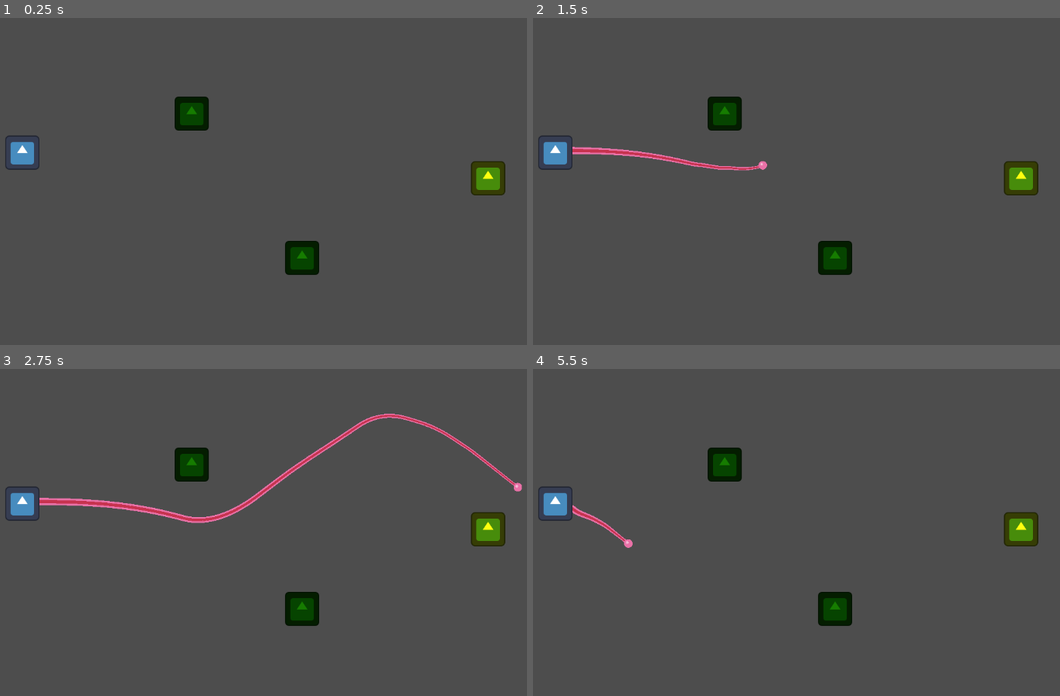
Above: before the commit, frames 1-4 (two rows, left to right).
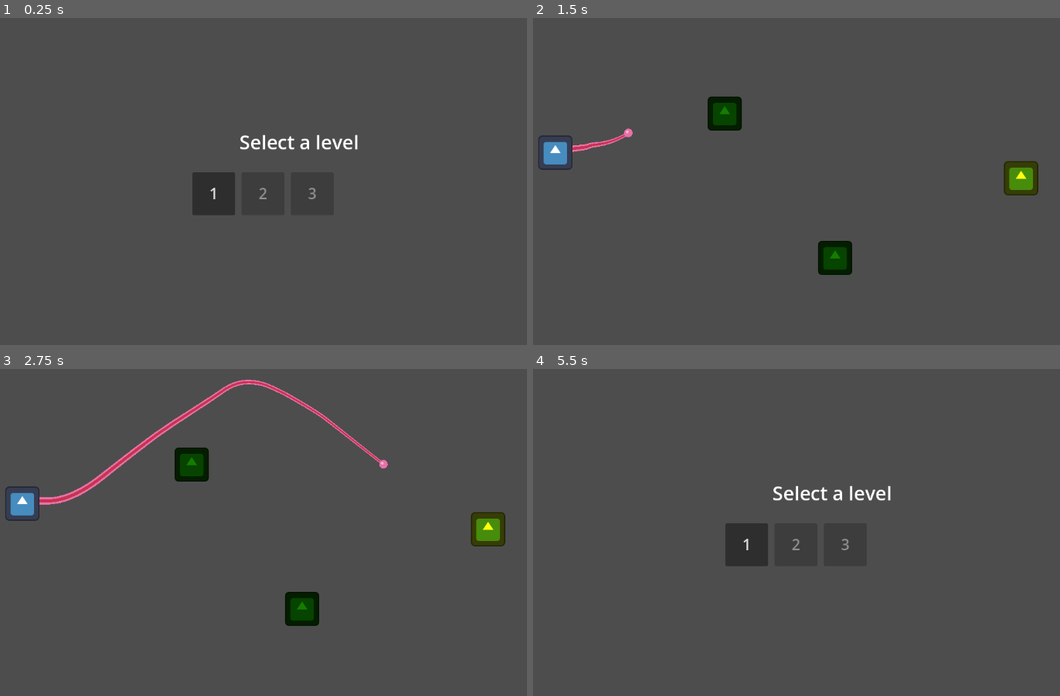
Above: after the commit, the same moments.

Repository: Shadowolfk/Frog-minigamejam
Game: Godot game, scene res://level_select.tscn
The game is run twice, just before and just after one commit, with the same random seed, the same clock (stepped at 60 frames per second) and the same inputs. Before the commit the project starts from res://woirld.tscn. The engine's default icon, where the game draws it, is replaced by a stand-in: a white triangle on a blue panel in a dark square.
Inputs (mouse positions are in pixels of both pictures, inside the frame that each line leads up to):
- Up to frame 1 (0.25 s): no input
- Up to frame 2 (1.5 s): click (749, 194) at 0.5 s, where only the run after the commit has a clickable "1"; hold W from 1.28 s (still down)
- Up to frame 3 (2.75 s): release W at 2.03 s; hold S from 2.03 s (still down)
- Up to frame 4 (5.5 s): release S at 2.78 s; hold W 2.78-4.28 s; hold S from 4.28 s (still down); tap Escape (ui_cancel) at 4.9 s

The runs differ from the first frame. In frame 1, 3.9% of the frame differs, in the area x 1-96%, y 24-79%; in frame 2, 0.8%; in frame 3, 2.8%; in frame 4, 4.1%.

Commit message:
level system added

Diff:
--- /dev/null
+++ b/game.gd
@@ -0,0 +1,60 @@
+extends Node2D
+
+
+@export var win_delay: float = 1.2
+
+@onready var level_holder: Node2D = $LevelHolder
+
+var _current_level: Node = null
+var _won_this_run: bool = false
+
+
+func _ready() -> void:
+	_spawn_current_level()
+
+
+func _unhandled_input(event: InputEvent) -> void:
+	if event.is_action_pressed("ui_cancel"):
+		get_tree().change_scene_to_file("res://level_select.tscn")
+
+
+func _spawn_current_level() -> void:
+
+	if _current_level and is_instance_valid(_current_level):
+		_current_level.queue_free()
+		_current_level = null
+	_won_this_run = false
+
+	var ps := Levels.current_scene()
+	if ps == null:
+		get_tree().change_scene_to_file("res://level_select.tscn")
+		return
+
+	_current_level = ps.instantiate()
+	level_holder.add_child(_current_level)
+
+
+	var player := _current_level.find_child("Player", true, false)
+	if player:
+		var tongue := player.get_node_or_null("Tongue")
+		if tongue and tongue.has_signal("caught"):
+			tongue.caught.connect(_on_caught)
+		if tongue and tongue.has_signal("reeled_in"):
+			tongue.reeled_in.connect(_on_reeled_in)
+
+
+func _on_caught(_node: Node) -> void:
+	_won_this_run = true
+	Levels.complete_current()
+
+
+func _on_reeled_in() -> void:
+
+	if not _won_this_run: return
+	await get_tree().create_timer(win_delay).timeout
+	if Levels.advance_to_next():
+		_spawn_current_level()
+
+	else:
+
+		get_tree().change_scene_to_file("res://level_select.tscn")
--- /dev/null
+++ b/game.tscn
@@ -0,0 +1,9 @@
+[gd_scene format=3 uid="uid://7csrig20ip1y"]
+
+[ext_resource type="Script" uid="uid://d2uj0phpwtcv4" path="res://game.gd" id="1_game"]
+
+[node name="Game" type="Node2D" unique_id=2070783324]
+script = ExtResource("1_game")
+win_delay = 1.0
+
+[node name="LevelHolder" type="Node2D" parent="." unique_id=1580980095]
--- /dev/null
+++ b/level_manager.gd
@@ -0,0 +1,72 @@
+extends Node
+
+const LEVEL_PATHS: Array[String] = [
+	"res://levels/level_01.tscn",
+	"res://levels/level_02.tscn",
+	"res://levels/level_03.tscn",
+]
+
+const SAVE_PATH := "user://progress.cfg"
+
+var current_index: int = 0
+var max_unlocked: int = 0
+
+signal progress_changed
+
+
+func _ready() -> void:
+	_load_progress()
+
+
+func level_count() -> int:
+	return LEVEL_PATHS.size()
+
+
+func is_unlocked(i: int) -> bool:
+	return i >= 0 and i < level_count() and i <= max_unlocked
+
+
+func start_level(i: int) -> void:
+	if is_unlocked(i):
+		current_index = i
+
+
+func current_scene() -> PackedScene:
+	if current_index < 0 or current_index >= level_count():
+		return null
+	return load(LEVEL_PATHS[current_index]) as PackedScene
+
+
+func complete_current() -> void:
+	var next := current_index + 1
+	if next < level_count() and next > max_unlocked:
+		max_unlocked = next
+		_save_progress()
+	progress_changed.emit()
+
+
+func advance_to_next() -> bool:
+	if current_index + 1 < level_count():
+		current_index += 1
+		return true
+	return false
+
+
+func reset_progress() -> void:
+	max_unlocked = 0
+	current_index = 0
+	_save_progress()
+	progress_changed.emit()
+
+
+
+func _save_progress() -> void:
+	var c := ConfigFile.new()
+	c.set_value("progress", "max_unlocked", max_unlocked)
+	c.save(SAVE_PATH)
+
+
+func _load_progress() -> void:
+	var c := ConfigFile.new()
+	if c.load(SAVE_PATH) == OK:
+		max_unlocked = int(c.get_value("progress", "max_unlocked", 0))
--- /dev/null
+++ b/level_select.gd
@@ -0,0 +1,25 @@
+extends Control
+
+
+@onready var grid: GridContainer = $Center/VBox/Grid
+
+
+func _ready() -> void:
+	_build()
+	Levels.progress_changed.connect(_build)
+
+
+func _build() -> void:
+	for c in grid.get_children():
+		c.queue_free()
+	for i in Levels.level_count():
+		var btn := Button.new()
+		btn.text = str(i + 1)
+		btn.custom_minimum_size = Vector2(80, 80)
+		btn.add_theme_font_size_override("font_size", 28)
+		btn.disabled = not Levels.is_unlocked(i)
+		var idx = i
+		btn.pressed.connect(func ():
+			Levels.start_level(idx)
+			get_tree().change_scene_to_file("res://game.tscn"))
+		grid.add_child(btn)
--- /dev/null
+++ b/level_select.tscn
@@ -0,0 +1,36 @@
+[gd_scene format=3 uid="uid://cub34l88lreki"]
+
+[ext_resource type="Script" uid="uid://bjarrki1j7ekr" path="res://level_select.gd" id="1_sel"]
+
+[node name="LevelSelect" type="Control" unique_id=2055971582]
+layout_mode = 3
+anchors_preset = 15
+anchor_right = 1.0
+anchor_bottom = 1.0
+script = ExtResource("1_sel")
+
+[node name="Center" type="CenterContainer" parent="." unique_id=506980989]
+layout_mode = 0
+anchor_right = 1.0
+anchor_bottom = 1.0
+
+[node name="VBox" type="VBoxContainer" parent="Center" unique_id=1047129056]
+custom_minimum_size = Vector2(400, 0)
+layout_mode = 2
+alignment = 1
+
+[node name="Title" type="Label" parent="Center/VBox" unique_id=1523450589]
+layout_mode = 2
+theme_override_font_sizes/font_size = 36
+text = "Select a level"
+horizontal_alignment = 1
+
+[node name="Spacer" type="Control" parent="Center/VBox" unique_id=1244617789]
+custom_minimum_size = Vector2(0, 24)
+layout_mode = 2
+
+[node name="Grid" type="GridContainer" parent="Center/VBox" unique_id=1586966]
+layout_mode = 2
+theme_override_constants/h_separation = 12
+theme_override_constants/v_separation = 12
+columns = 4
--- /dev/null
+++ b/levels/level_01.tscn
@@ -0,0 +1,19 @@
+[gd_scene format=3 uid="uid://du1aj15kdnoug"]
+
+[ext_resource type="PackedScene" uid="uid://cjubkhpw5kwww" path="res://player.tscn" id="1_81a5f"]
+[ext_resource type="PackedScene" uid="uid://bgm2odaw7y1k2" path="res://obstacle.tscn" id="2_gg43x"]
+[ext_resource type="PackedScene" uid="uid://gwf7vi6kiyup" path="res://fly.tscn" id="3_mllcm"]
+
+[node name="Woirld" type="Node2D" unique_id=1491960833]
+
+[node name="Player" parent="." unique_id=461573234 instance=ExtResource("1_81a5f")]
+position = Vector2(59, 288)
+
+[node name="Obstacle" parent="." unique_id=2010908715 instance=ExtResource("2_gg43x")]
+position = Vector2(375, 215)
+
+[node name="Obstacle2" parent="." unique_id=1168391316 instance=ExtResource("2_gg43x")]
+position = Vector2(581, 485)
+
+[node name="Fly" parent="." unique_id=290744887 instance=ExtResource("3_mllcm")]
+position = Vector2(928, 336)
--- /dev/null
+++ b/levels/level_02.tscn
@@ -0,0 +1,22 @@
+[gd_scene format=3 uid="uid://c3d15x2uikbsj"]
+
+[ext_resource type="PackedScene" uid="uid://cjubkhpw5kwww" path="res://player.tscn" id="1_8yqd8"]
+[ext_resource type="PackedScene" uid="uid://bgm2odaw7y1k2" path="res://obstacle.tscn" id="2_h518d"]
+[ext_resource type="PackedScene" uid="uid://gwf7vi6kiyup" path="res://fly.tscn" id="3_didps"]
+
+[node name="Woirld" type="Node2D" unique_id=1491960833]
+
+[node name="Player" parent="." unique_id=461573234 instance=ExtResource("1_8yqd8")]
+position = Vector2(59, 288)
+
+[node name="Obstacle" parent="." unique_id=2010908715 instance=ExtResource("2_h518d")]
+position = Vector2(776, 448)
+
+[node name="Obstacle3" parent="." unique_id=727728889 instance=ExtResource("2_h518d")]
+position = Vector2(562, 276)
+
+[node name="Obstacle2" parent="." unique_id=1168391316 instance=ExtResource("2_h518d")]
+position = Vector2(368, 452)
+
+[node name="Fly" parent="." unique_id=290744887 instance=ExtResource("3_didps")]
+position = Vector2(928, 336)
--- /dev/null
+++ b/levels/level_03.tscn
@@ -0,0 +1,19 @@
+[gd_scene format=3 uid="uid://bhh7bxexbxmtu"]
+
+[ext_resource type="PackedScene" uid="uid://cjubkhpw5kwww" path="res://player.tscn" id="1_85vqe"]
+[ext_resource type="PackedScene" uid="uid://bgm2odaw7y1k2" path="res://obstacle.tscn" id="2_p0vsl"]
+[ext_resource type="PackedScene" uid="uid://gwf7vi6kiyup" path="res://fly.tscn" id="3_ngl01"]
+
+[node name="Woirld" type="Node2D" unique_id=1491960833]
+
+[node name="Player" parent="." unique_id=461573234 instance=ExtResource("1_85vqe")]
+position = Vector2(59, 288)
+
+[node name="Obstacle" parent="." unique_id=2010908715 instance=ExtResource("2_p0vsl")]
+position = Vector2(359, 458)
+
+[node name="Obstacle2" parent="." unique_id=1168391316 instance=ExtResource("2_p0vsl")]
+position = Vector2(734, 316)
+
+[node name="Fly" parent="." unique_id=290744887 instance=ExtResource("3_ngl01")]
+position = Vector2(928, 336)
--- a/player.gd
+++ b/player.gd
@@ -7,6 +7,7 @@
 @onready var tongue: Tongue = $Tongue
 
 var _relaunch_t: float = 0.6
+var _won_this_run: bool = false
 var attempts: int = 0
 var wins: int = 0
 
@@ -20,7 +21,7 @@
 
 
 func _process(delta: float) -> void:
-	if tongue.is_idle():
+	if tongue.is_idle() and not _won_this_run:
 		_relaunch_t -= delta
 		if _relaunch_t <= 0.0:
 			tongue.fire()
@@ -34,10 +35,11 @@
 	print("hit")
 	wins += 1
 
+	_won_this_run = true
+
 
 func _on_failed(_at: Vector2) -> void:
 	print("yikes")
-	pass
 
 
 func _on_reeled_in() -> void:
--- a/project.godot
+++ b/project.godot
@@ -11,9 +11,13 @@
 [application]
 
 config/name="Frog"
-run/main_scene="uid://cj23utwtjchh0"
+run/main_scene="res://level_select.tscn"
 config/features=PackedStringArray("4.6", "Forward Plus")
 config/icon="res://icon.svg"
+
+[autoload]
+
+Levels="*uid://bkf7o8nqwt3yo"
 
 [physics]
 
--- a/woirld.tscn
+++ /dev/null
@@ -1,19 +0,0 @@
-[gd_scene format=3 uid="uid://cj23utwtjchh0"]
-
-[ext_resource type="PackedScene" uid="uid://cjubkhpw5kwww" path="res://player.tscn" id="1_kc7w7"]
-[ext_resource type="PackedScene" uid="uid://bgm2odaw7y1k2" path="res://obstacle.tscn" id="2_fgvot"]
-[ext_resource type="PackedScene" uid="uid://gwf7vi6kiyup" path="res://fly.tscn" id="3_1u8bt"]
-
-[node name="Woirld" type="Node2D" unique_id=1491960833]
-
-[node name="Player" parent="." unique_id=461573234 instance=ExtResource("1_kc7w7")]
-position = Vector2(59, 288)
-
-[node name="Obstacle" parent="." unique_id=2010908715 instance=ExtResource("2_fgvot")]
-position = Vector2(375, 215)
-
-[node name="Obstacle2" parent="." unique_id=1168391316 instance=ExtResource("2_fgvot")]
-position = Vector2(581, 485)
-
-[node name="Fly" parent="." unique_id=290744887 instance=ExtResource("3_1u8bt")]
-position = Vector2(928, 336)
Not shown, added: game.gd.uid
Not shown, added: level_manager.gd.uid
Not shown, added: level_select.gd.uid
Not shown, added: level_select.tscn2469207428.tmp
Not shown, added: level_select.tscn2481780155.tmp
